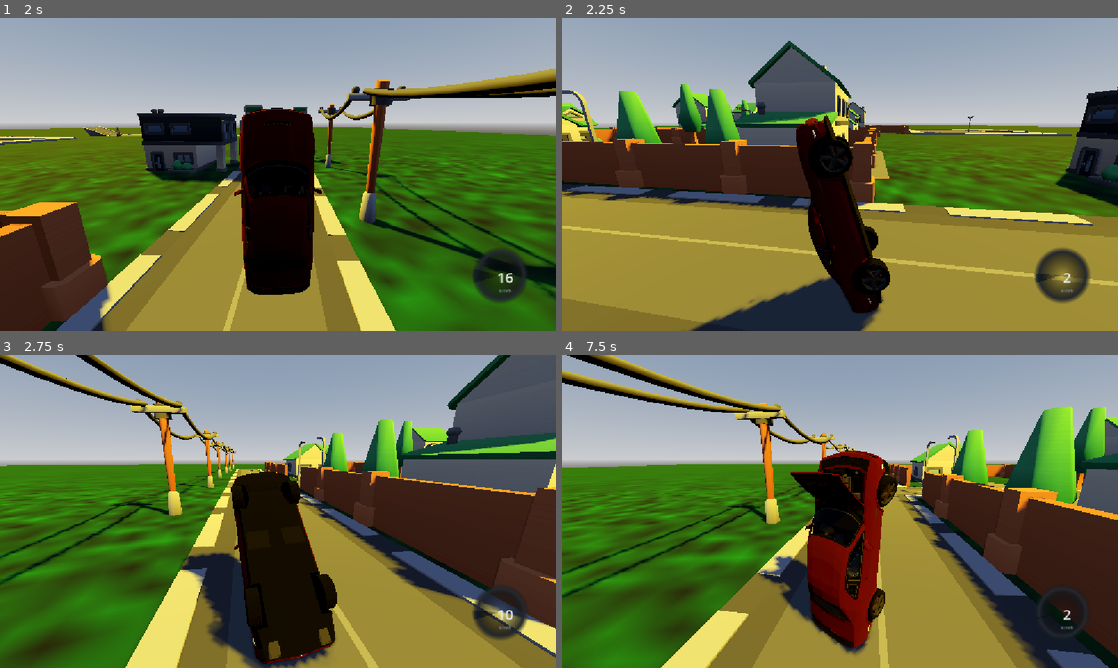
Above: before the commit, frames 1-4 (two rows, left to right).
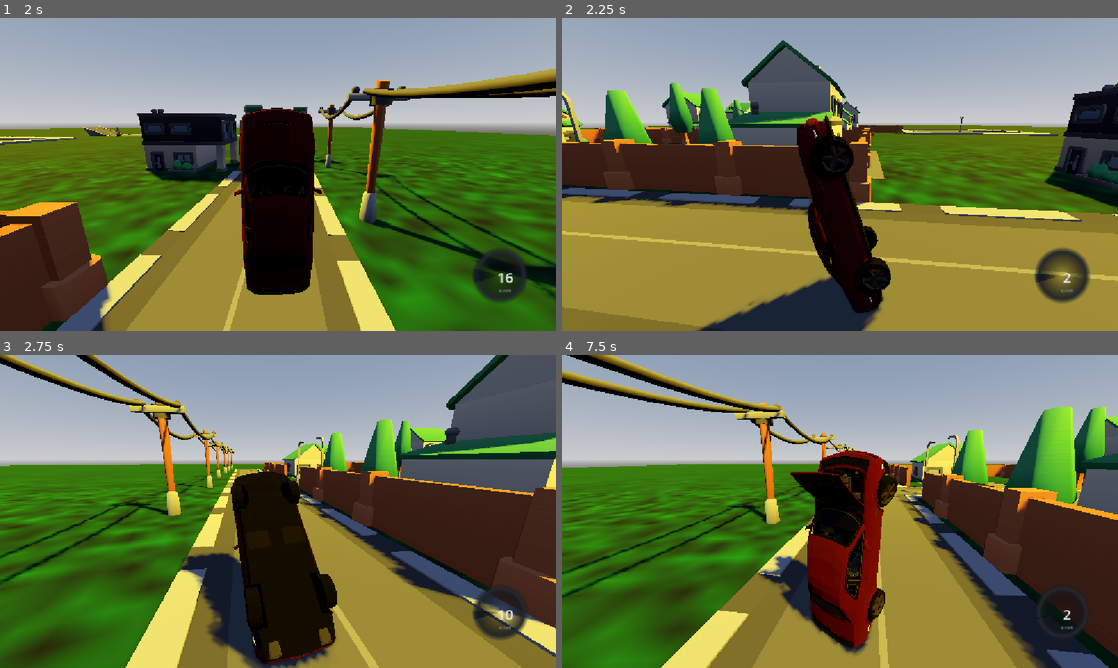
Above: after the commit, the same moments.

Repository: oluizfcs/car-simulator
Game: Godot game, scene res://menu_inicial.tscn
Two runs of this game, one before a commit and one after it. Both use one fixed random seed, a clock stepped at 60 frames per second and the inputs below.
Inputs (mouse positions are in pixels of both pictures, inside the frame that each line leads up to):
- Up to frame 1 (2 s): click "Iniciar simulação" at 0.5 s; move the mouse to (250, 237) at 1.27 s; hold Up (up) from 1.28 s (still down); hold X (flip) from 1.28 s (still down); click (250, 237) at 1.42 s; tap Space (ui_select) at 1.52 s
- Up to frame 2 (2.25 s): release Up (up) at 2 s; release X (flip) at 2 s; drag from (1006, 221) to (812, 237) at 2.02 s
- Up to frame 3 (2.75 s): no input
- Up to frame 4 (7.5 s): move the mouse to (673, 464) at 2.77 s; hold Left (left) 2.78-3.5 s; hold C (toggle_camera) 2.78-3.5 s; click (673, 464) at 2.92 s; drag from (867, 511) to (673, 464) at 3.52 s; move the mouse to (756, 433) at 4.27 s; hold Down (down) 4.28-5 s; tap Z (toggle_hood) at 4.35 s; click (756, 433) at 4.42 s; tap Space (ui_select) at 4.52 s; drag from (962, 495) to (756, 433) at 5.02 s; move the mouse to (728, 527) at 5.77 s; hold Up (up) 5.78-6.5 s; hold X (flip) 5.78-6.5 s; click (728, 527) at 5.92 s; drag from (895, 442) to (728, 527) at 6.52 s; move the mouse to (812, 574) at 7.27 s; hold Right (right) from 7.28 s (still down); hold C (toggle_camera) from 7.28 s (still down); click (812, 574) at 7.42 s

Frame 1 is identical in both runs. In frame 2, 13% of the frame differs, in the area x 0-100%, y 7-100%; in frame 3, 2.5%; in frame 4, less than 0.1%.

Commit message:
fix camera mobile

Diff:
--- a/camera_pivot.gd
+++ b/camera_pivot.gd
@@ -132,6 +132,10 @@
 
 func _angulo_traseiro_carro() -> float:
 	var frente = carro_alvo.global_transform.basis.z
+	frente.y = 0.0 # Ignora inclinação vertical do chassi no drift/saltos
+	if frente.length_squared() < 0.001:
+		return rotacao_y
+	frente = frente.normalized()
 	return atan2(-frente.x, -frente.z)
 
 func alternar_camera() -> void:
--- a/controles_mobile.gd
+++ b/controles_mobile.gd
@@ -1,6 +1,5 @@
 extends Control
 
-# Arraste o nó Pivot/SpringArm3D da sua câmera para este campo no Inspetor!
 @export var pivo_camera: Node3D
 @export var sensibilidade_toque: float = 0.005
 
@@ -11,19 +10,17 @@
 var dedo_camera_id: int = -1
 
 func _ready() -> void:
-	# Detecta automaticamente se é celular/tablet (nativo ou navegador mobile)
 	var eh_mobile = OS.has_feature("mobile") or OS.has_feature("web_android") or OS.has_feature("web_ios") or DisplayServer.is_touchscreen_available()
-
 	visible = eh_mobile
 
 	if not eh_mobile:
 		set_process_input(false)
+		set_process_unhandled_input(false)
 		return
 
-	$ListaExtras/BtnMenu.pressed.connect(func():
-		Input.mouse_mode = Input.MOUSE_MODE_VISIBLE
-		get_tree().change_scene_to_file("res://menu_inicial.tscn")
-	)
+	# Conecta TODOS os TouchScreenButton filhos (e netos) para nunca dispararem a câmera
+	_registrar_touch_buttons(self)
+
 	$ListaExtras/BtnBuzina.pressed.connect(func():
 		if carro:
 			carro.som_buzina.play()
@@ -54,26 +51,39 @@
 			carro.resetar_tudo()
 			lista_extras.visible = false
 	)
+	if has_node("ListaExtras/BtnMenu"):
+		$ListaExtras/BtnMenu.pressed.connect(func():
+			Input.mouse_mode = Input.MOUSE_MODE_VISIBLE
+			get_tree().change_scene_to_file("res://menu_inicial.tscn")
+		)
 
 	if lista_extras:
 		lista_extras.visible = false
 	if btn_menu_extras:
 		btn_menu_extras.pressed.connect(_alternar_lista_extras)
 
+# Varre todos os TouchScreenButton dentro de ControlesMobile e bloqueia a câmera ao pressioná-los
+func _registrar_touch_buttons(no: Node) -> void:
+	for filho in no.get_children():
+		if filho is TouchScreenButton:
+			filho.pressed.connect(func():
+				dedo_camera_id = -1
+			)
+		_registrar_touch_buttons(filho)
+
 func _alternar_lista_extras() -> void:
 	if lista_extras:
 		lista_extras.visible = not lista_extras.visible
 
-# Controle de câmera arrastando o dedo na tela (multitoque independente dos botões)
 func _unhandled_input(event: InputEvent) -> void:
 	if not visible or not pivo_camera:
 		return
 
 	if event is InputEventScreenTouch:
 		if event.pressed:
-			# Ignora toques na faixa inferior (onde ficam os pedais e setas)
-			var altura_tela = get_viewport_rect().size.y
-			if event.position.y < altura_tela * 0.72 and dedo_camera_id == -1:
+			# Restringe a área da câmera apenas à faixa superior livre (acima dos botões)
+			var tamanho_tela = get_viewport_rect().size
+			if event.position.y < tamanho_tela.y * 0.55 and dedo_camera_id == -1:
 				dedo_camera_id = event.index
 		else:
 			if event.index == dedo_camera_id:
@@ -81,8 +91,8 @@
 
 	elif event is InputEventScreenDrag:
 		if event.index == dedo_camera_id:
+			# Ignora saltos bruscos de coordenadas que navegadores mobile às vezes enviam no multitoque
+			if event.relative.length() > 80.0:
+				return
 			if pivo_camera.has_method("rotacionar_por_toque"):
 				pivo_camera.rotacionar_por_toque(event.relative)
-			# Limita a inclinação vertical da câmera para não atravessar o chão
-			var rot_x = clamp(pivo_camera.rotation.x - event.relative.y * sensibilidade_toque, deg_to_rad(-45.0), deg_to_rad(15.0))
-			pivo_camera.rotation.x = rot_x
